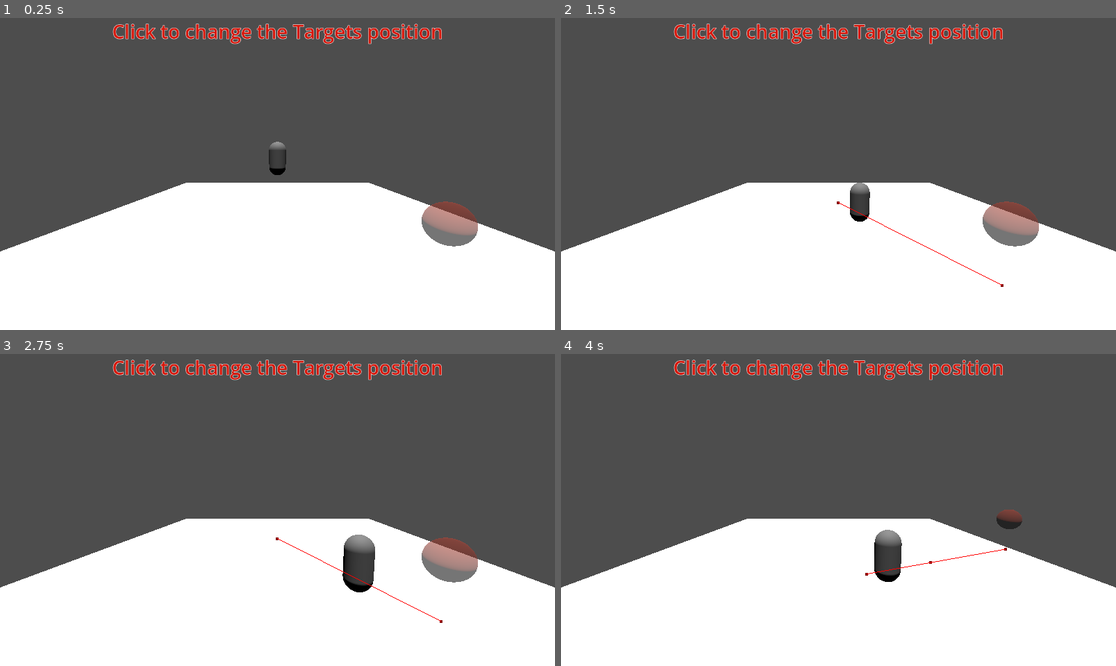
Above: before the commit, frames 1-4 (two rows, left to right).
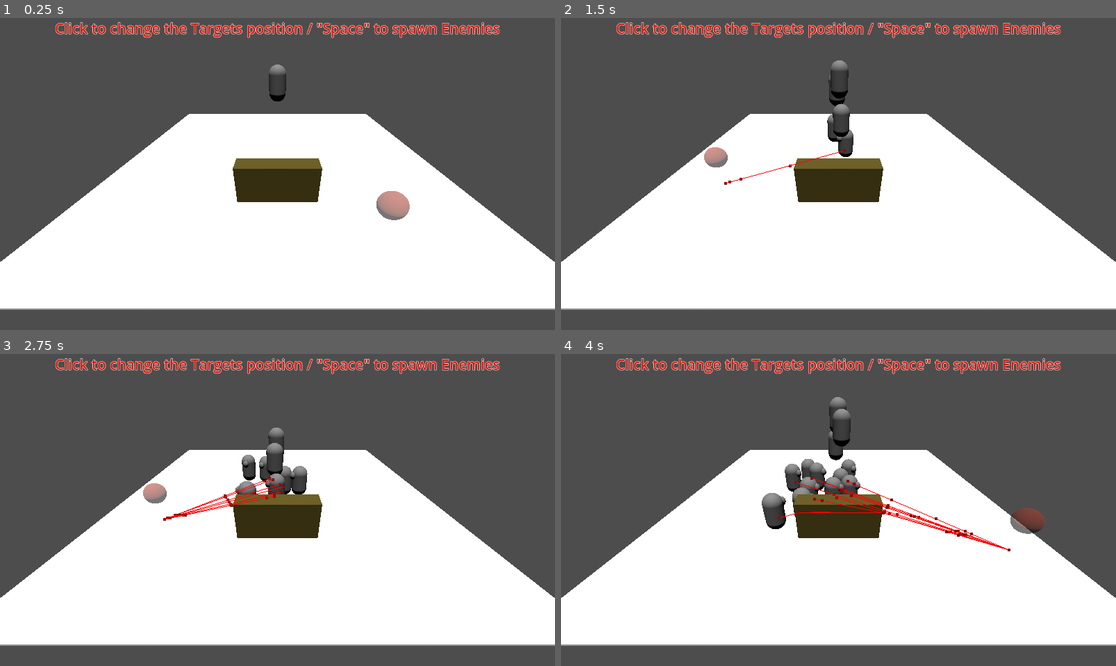
Above: after the commit, the same moments.

Repository: Griiimon/Rigidbody3d-Navigation
Game: Godot game, scene res://main.tscn
Two runs of this game, one before a commit and one after it. Both use one fixed random seed, a clock stepped at 60 frames per second and the inputs below.
Inputs (mouse positions are in pixels of both pictures, inside the frame that each line leads up to):
- Up to frame 1 (0.25 s): no input
- Up to frame 2 (1.5 s): tap Enter at 0.5, 1.25 s; move the mouse to (960, 158) at 0.52 s; tap Space (ui_select) at 0.6, 0.77, 1.07, 1.35 s; click (960, 158) at 0.67 s; move the mouse to (727, 189) at 1.27 s; click (727, 189) at 1.42 s
- Up to frame 3 (2.75 s): tap Space (ui_select) at 1.52, 1.82, 2.1 s; tap Enter at 2 s; move the mouse to (333, 441) at 2.02 s; click (333, 441) at 2.17 s
- Up to frame 4 (4 s): tap Enter at 2.75, 3.5 s; move the mouse to (810, 572) at 2.77 s; tap Space (ui_select) at 2.85, 3.02, 3.32, 3.6, 3.77 s; click (810, 572) at 2.92 s; move the mouse to (1005, 556) at 3.52 s; click (1005, 556) at 3.67 s

The runs differ from the first frame. In frame 1, 25% of the frame differs, in the area x 0-100%, y 1-100%; in frame 2, 25%; in frame 3, 25%; in frame 4, 25%.

Commit message:
add spawner and obstacle

Diff:
--- a/enemy.gd
+++ b/enemy.gd
@@ -1,3 +1,4 @@
+class_name Enemy
 extends RigidBody3D
 
 
@@ -6,6 +7,7 @@
 
 @onready var navigation_agent: NavigationAgent3D = $NavigationAgent3D
 @onready var ground_check: RayCast3D = $"Ground Check RayCast3D"
+@onready var model: MeshInstance3D = $Model
 
 
 
@@ -14,16 +16,24 @@
 	update_target()
 
 
-func _physics_process(_delta: float) -> void:
+func _physics_process(delta: float) -> void:
 	if ground_check.is_colliding():
 		gravity_scale= 0
 		linear_velocity.y= 0
 
 		var destination: Vector3= navigation_agent.get_next_path_position()
 		destination.y= global_position.y
-		var dir: Vector3= destination - global_position
-		linear_velocity= dir.normalized() * min(dir.length(), 1.0) * speed
-		print(linear_velocity)
+		var vec: Vector3= destination - global_position
+		var new_velocity: Vector3= vec.normalized() * min(vec.length(), 1.0) * speed
+		linear_velocity= lerp(linear_velocity, new_velocity, 1.0 * delta)
+
+		if vec.length() > 0.1:
+			model.look_at(destination)
+	else:
+		gravity_scale= 1.0
+
+		if global_position.y < -10:
+			queue_free()
 
 
 func update_target():
--- /dev/null
+++ b/enemy.tscn
@@ -0,0 +1,41 @@
+[gd_scene load_steps=6 format=3 uid="uid://co02f0fnywjgn"]
+
+[ext_resource type="Script" uid="uid://m708t6m850j" path="res://enemy.gd" id="1_7k104"]
+
+[sub_resource type="PhysicsMaterial" id="PhysicsMaterial_7k104"]
+friction = 0.0
+
+[sub_resource type="CapsuleShape3D" id="CapsuleShape3D_h2yge"]
+
+[sub_resource type="CapsuleMesh" id="CapsuleMesh_h2yge"]
+
+[sub_resource type="SphereMesh" id="SphereMesh_7k104"]
+radius = 0.2
+height = 0.495
+
+[node name="Enemy" type="RigidBody3D"]
+collision_layer = 2
+collision_mask = 3
+physics_material_override = SubResource("PhysicsMaterial_7k104")
+lock_rotation = true
+script = ExtResource("1_7k104")
+speed = 3.0
+
+[node name="CollisionShape3D" type="CollisionShape3D" parent="."]
+shape = SubResource("CapsuleShape3D_h2yge")
+
+[node name="NavigationAgent3D" type="NavigationAgent3D" parent="."]
+debug_enabled = true
+
+[node name="Model" type="MeshInstance3D" parent="."]
+mesh = SubResource("CapsuleMesh_h2yge")
+
+[node name="MeshInstance3D" type="MeshInstance3D" parent="Model"]
+transform = Transform3D(1, 0, 0, 0, 1, 0, 0, 0, 1, 0, 0.439231, -0.475563)
+mesh = SubResource("SphereMesh_7k104")
+
+[node name="Ground Check RayCast3D" type="RayCast3D" parent="."]
+transform = Transform3D(1, 0, 0, 0, 1, 0, 0, 0, 1, 0, -0.949596, 0)
+target_position = Vector3(0, -0.2, 0)
+hit_from_inside = true
+hit_back_faces = false
--- /dev/null
+++ b/enemy_spawner.gd
@@ -0,0 +1,21 @@
+extends Node3D
+
+@export var enemy_scene: PackedScene
+@export var target: NavigationTarget
+
+
+
+func _ready() -> void:
+	spawn.call_deferred()
+
+
+func _process(delta: float) -> void:
+	if Input.is_action_just_pressed("ui_select"):
+		spawn()
+
+
+func spawn():
+	var enemy: Enemy= enemy_scene.instantiate()
+	enemy.position= global_position
+	enemy.target_node= target
+	get_tree().current_scene.add_child(enemy)
--- a/main.tscn
+++ b/main.tscn
@@ -1,19 +1,19 @@
 [gd_scene load_steps=11 format=3 uid="uid://big4te607vgrc"]
 
 [ext_resource type="Script" uid="uid://dcvi5gta251u5" path="res://main.gd" id="1_0xm2m"]
-[ext_resource type="Script" uid="uid://m708t6m850j" path="res://enemy.gd" id="1_ig7tw"]
+[ext_resource type="Script" uid="uid://bgvr4okbjkt16" path="res://enemy_spawner.gd" id="2_h2yge"]
+[ext_resource type="PackedScene" uid="uid://co02f0fnywjgn" path="res://enemy.tscn" id="3_1bvp3"]
 [ext_resource type="Script" uid="uid://cc1omjspsnf4s" path="res://navigation_target.gd" id="3_h2yge"]
 
-[sub_resource type="CapsuleShape3D" id="CapsuleShape3D_h2yge"]
-
-[sub_resource type="CapsuleMesh" id="CapsuleMesh_h2yge"]
-
 [sub_resource type="NavigationMesh" id="NavigationMesh_ig7tw"]
-vertices = PackedVector3Array(-9.5, 0.45, -9.5, -9.5, 0.45, 9.5, 9.5, 0.45, 9.5, 9.5, 0.45, -9.5)
-polygons = [PackedInt32Array(3, 2, 0), PackedInt32Array(0, 2, 1)]
+vertices = PackedVector3Array(2.5, 0.45, 3.5, 2.75, 0.45, 5.25, 9.5, 0.45, 5, 9.5, 0.45, -9.5, -9.5, 0.45, 4, -2.5, 0.45, 4, -2.25, 0.45, 3.5, -9.5, 0.45, -9.5, -1, 0.45, 9.5, -0.75, 0.45, 5.75, -2.5, 0.45, 5.5, -9.5, 0.45, 9.5, 2.5, 0.45, 5.75, 9.5, 0.45, 9.5)
+polygons = [PackedInt32Array(1, 0, 2), PackedInt32Array(2, 0, 3), PackedInt32Array(5, 4, 6), PackedInt32Array(6, 4, 7), PackedInt32Array(0, 6, 3), PackedInt32Array(3, 6, 7), PackedInt32Array(10, 9, 8), PackedInt32Array(4, 5, 10), PackedInt32Array(4, 10, 11), PackedInt32Array(11, 10, 8), PackedInt32Array(8, 9, 12), PackedInt32Array(12, 1, 2), PackedInt32Array(2, 13, 12), PackedInt32Array(12, 13, 8)]
 geometry_parsed_geometry_type = 1
 
 [sub_resource type="StandardMaterial3D" id="StandardMaterial3D_0xm2m"]
+
+[sub_resource type="StandardMaterial3D" id="StandardMaterial3D_1bvp3"]
+albedo_color = Color(0.404877, 0.350569, 0.104622, 1)
 
 [sub_resource type="StandardMaterial3D" id="StandardMaterial3D_h2yge"]
 transparency = 1
@@ -23,34 +23,18 @@
 material = SubResource("StandardMaterial3D_h2yge")
 
 [sub_resource type="LabelSettings" id="LabelSettings_h2yge"]
-font_size = 40
+font_size = 30
 font_color = Color(0.847059, 0.0862745, 0.0392157, 1)
 outline_size = 3
 
 [node name="Main" type="Node3D"]
 script = ExtResource("1_0xm2m")
 
-[node name="Enemy" type="RigidBody3D" parent="." node_paths=PackedStringArray("target_node")]
-transform = Transform3D(1, 0, 0, 0, 1, 0, 0, 0, 1, 0, 3.4243, 0)
-collision_layer = 2
-lock_rotation = true
-script = ExtResource("1_ig7tw")
-target_node = NodePath("../Target")
-speed = 3.0
-
-[node name="CollisionShape3D" type="CollisionShape3D" parent="Enemy"]
-shape = SubResource("CapsuleShape3D_h2yge")
-
-[node name="NavigationAgent3D" type="NavigationAgent3D" parent="Enemy"]
-debug_enabled = true
-
-[node name="MeshInstance3D" type="MeshInstance3D" parent="Enemy"]
-mesh = SubResource("CapsuleMesh_h2yge")
-
-[node name="Ground Check RayCast3D" type="RayCast3D" parent="Enemy"]
-transform = Transform3D(1, 0, 0, 0, 1, 0, 0, 0, 1, 0, -0.949596, 0)
-target_position = Vector3(0, -0.2, 0)
-hit_back_faces = false
+[node name="Enemy Spawner" type="Node3D" parent="." node_paths=PackedStringArray("target")]
+transform = Transform3D(1, 0, 0, 0, 1, 0, 0, 0, 1, 0, 5, 0)
+script = ExtResource("2_h2yge")
+enemy_scene = ExtResource("3_1bvp3")
+target = NodePath("../Target")
 
 [node name="NavigationRegion3D" type="NavigationRegion3D" parent="."]
 navigation_mesh = SubResource("NavigationMesh_ig7tw")
@@ -61,6 +45,12 @@
 size = Vector3(20, 0.1, 20)
 material = SubResource("StandardMaterial3D_0xm2m")
 
+[node name="CSGBox3D2" type="CSGBox3D" parent="NavigationRegion3D"]
+transform = Transform3D(1, 0, 0, 0, 1, 0, 0, 0, 1, 0, 0.994483, 4.66691)
+use_collision = true
+size = Vector3(4, 2, 1)
+material = SubResource("StandardMaterial3D_1bvp3")
+
 [node name="Target" type="MeshInstance3D" parent="."]
 transform = Transform3D(1, 0, 0, 0, 1, 0, 0, 0, 1, 3.95477, 2.00278, 7.62612)
 mesh = SubResource("SphereMesh_1bvp3")
@@ -70,7 +60,7 @@
 transform = Transform3D(0.918522, -0.395369, 0, 0.0616721, 0.143277, 0.987759, -0.39053, -0.907279, 0.155986, 0, 7.84914, 0)
 
 [node name="Camera3D" type="Camera3D" parent="."]
-transform = Transform3D(1, 0, 0, 0, 0.992476, 0.122441, 0, -0.122441, 0.992476, 0, 3.71939, 12.1673)
+transform = Transform3D(1, 0, 0, 0, 0.843392, 0.5373, 0, -0.5373, 0.843392, 0, 6.669, 12.947)
 
 [node name="UI" type="CanvasLayer" parent="."]
 
@@ -82,6 +72,6 @@
 offset_right = 343.0
 offset_bottom = 55.0
 grow_horizontal = 2
-text = "Click to change the Targets position"
+text = "Click to change the Targets position / \"Space\" to spawn Enemies"
 label_settings = SubResource("LabelSettings_h2yge")
 horizontal_alignment = 1
Not shown, added: enemy_spawner.gd.uid
